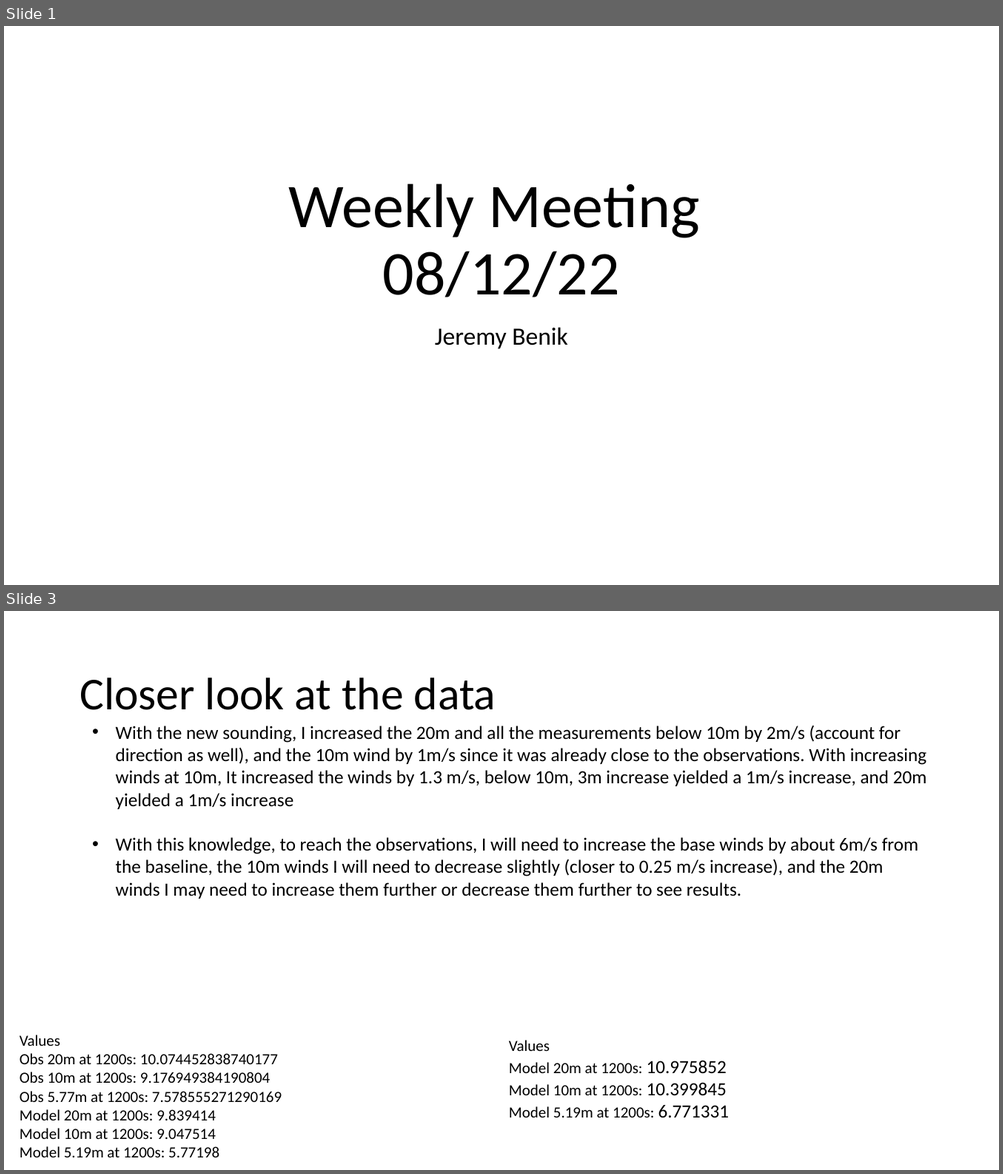
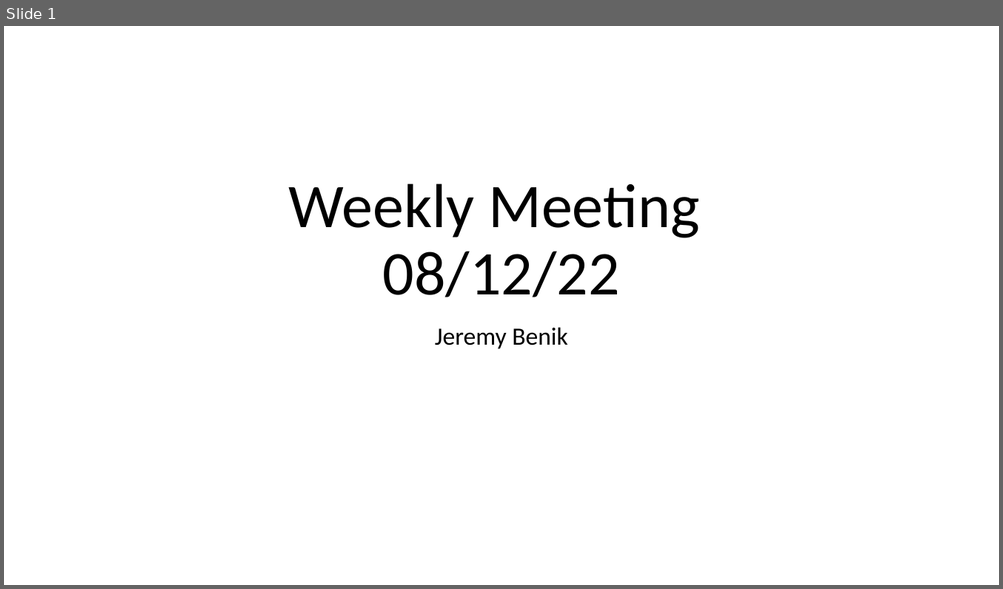
Before and after one commit to Jeremy-Benik/Meeting_Notes, a slide deck: 08122022_Presentation.pptx. Shown one above the other, each under a label of ours: slides 1 and 3 before the commit, slide 1 after it; the slides between them are not shown. The pictures are 1003x1174 and 1003x589 pixels, drawn with LibreOffice and Linux fonts; fonts in the diff are those of the drawing. Boxes give left, top, right and bottom in pixels: in the first picture for what was removed or moved away, otherwise in the second. Text is boxed around its words. In the diff, an @@ line names an element or a change of style, - is before the commit and + after.

Commit message:
Updating

```diff
--- a/08122022_Presentation.pptx
+++ b/08122022_Presentation.pptx
@@ slide 3 removed at [4, 611, 999, 1170], background #FFFFFF @@
@@ title removed at [79, 678, 496, 710] @@
-Closer look at the data
@@ text removed at [116, 725, 927, 899] @@
-• With the new sounding, I increased the 20m and all the measurements below 10m by 2m/s (account for direction as well), and the 10m wind by 1m/s since it was already close to the observations. With increasing winds at 10m, It increased the winds by 1.3 m/s, below 10m, 3m increase yielded a 1m/s increase, and 20m yielded a 1m/s increase
-• With this knowledge, to reach the observations, I will need to increase the base winds by about 6m/s from the baseline, the 10m winds I will need to decrease slightly (closer to 0.25 m/s increase), and the 20m winds I may need to increase them further or decrease them further to see results.
@@ text removed at [20, 1035, 282, 1158] @@
-Values
-Obs 20m at 1200s: 10.074452838740177
-Obs 10m at 1200s: 9.176949384190804
-Obs 5.77m at 1200s: 7.578555271290169
-Model 20m at 1200s: 9.839414
-Model 10m at 1200s: 9.047514
-Model 5.19m at 1200s: 5.77198
@@ text removed at [509, 1040, 729, 1118] @@
-Values
-Model 20m at 1200s: 10.975852
-Model 10m at 1200s: 10.399845
-Model 5.19m at 1200s: 6.771331
```
Also in this commit, not shown: 2 slides added.
